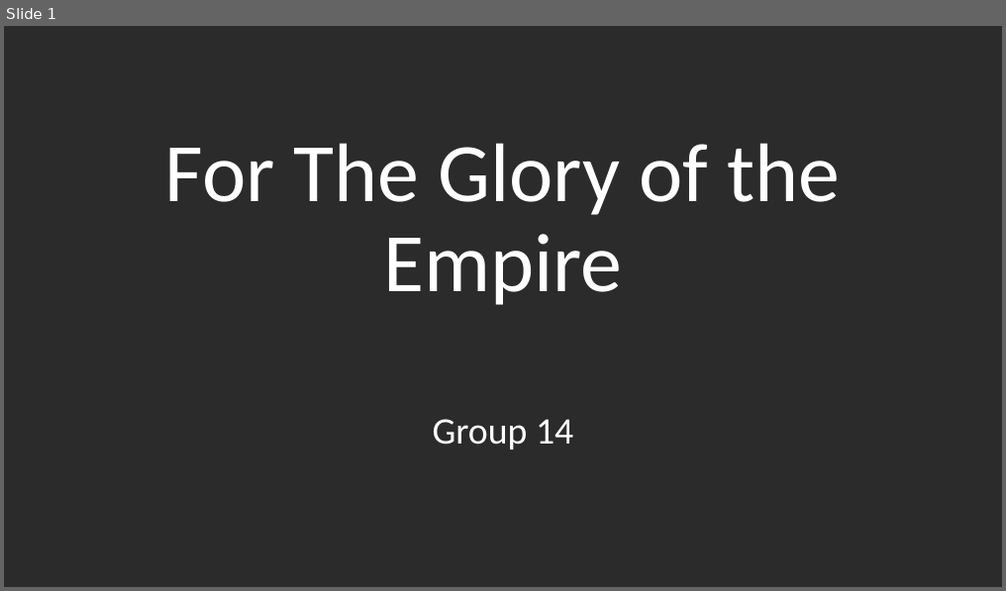
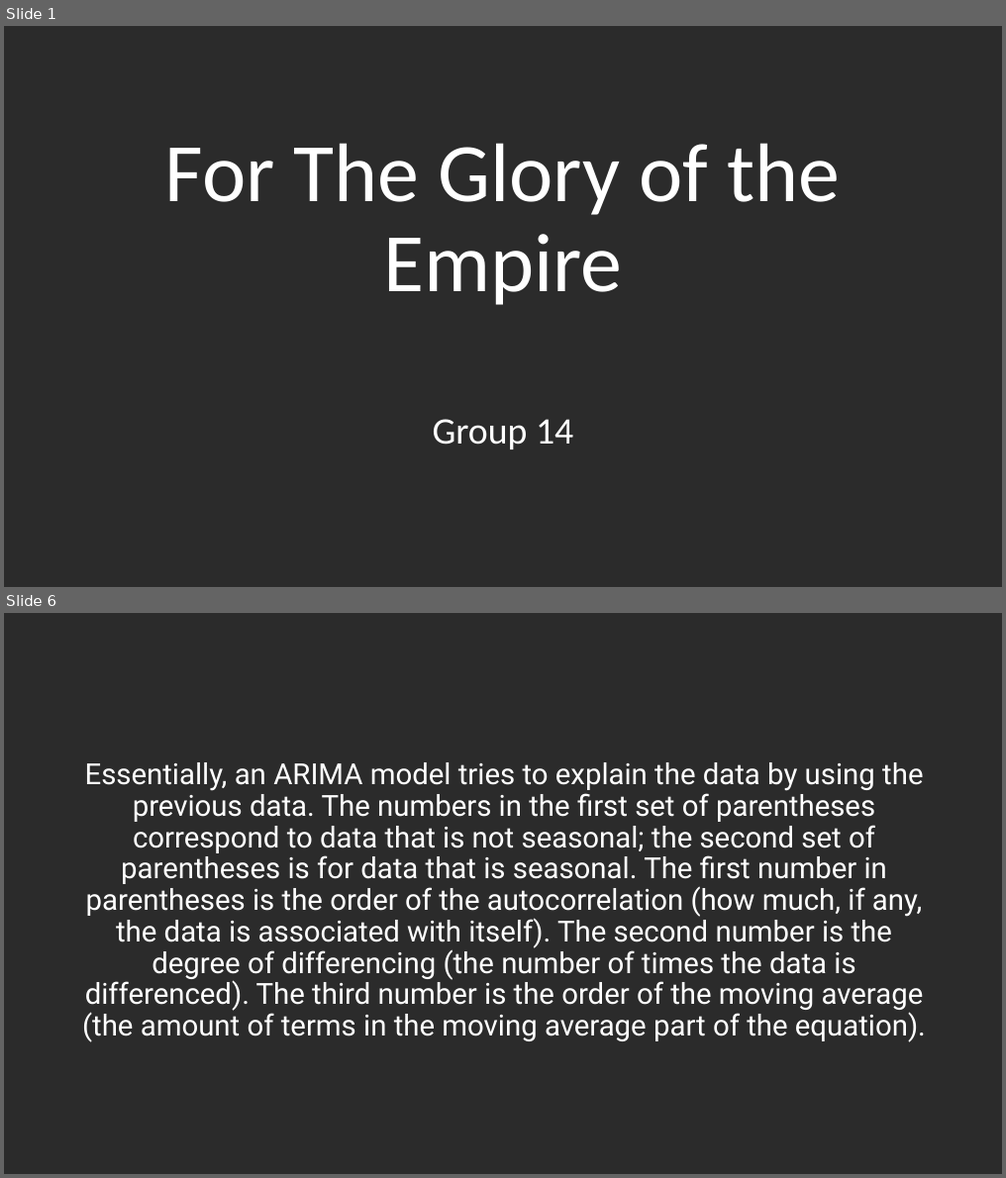
Before and after one commit to DaelynGreene/ForTheGloryOfTheEmpire, a slide deck: For The Glory of the Empire.pptx. Shown one above the other, each under a label of ours: slide 1 before the commit, slides 1 and 6 after it; the slides between them are not shown. The pictures are 1006x591 and 1006x1178 pixels, drawn with LibreOffice and Linux fonts; fonts in the diff are those of the drawing; background and template pictures are left out; a plain dark background stands for a picture behind light text. Boxes give left, top, right and bottom in pixels: in the first picture for what was removed or moved away, otherwise in the second. Text is boxed around its words. In the diff, an @@ line names an element or a change of style, - is before the commit and + after.

```diff
--- a/For The Glory of the Empire.pptx
+++ b/For The Glory of the Empire.pptx
@@ slide 6 added at (4,613,1002,1174), background picture (left out) @@
@@ text added at (82,762,926,1043), 28 pt, text #FFFFFF @@
+Essentially, an ARIMA model tries to explain the data by using the previous data. The numbers in the first set of parentheses correspond to data that is not seasonal; the second set of parentheses is for data that is seasonal. The first number in parentheses is the order of the autocorrelation (how much, if any, the data is associated with itself). The second number is the degree of differencing (the number of times the data is differenced). The third number is the order of the moving average (the amount of terms in the moving average part of the equation).
```
Also in this commit, not shown: 9 other slides added, 2 other files.
